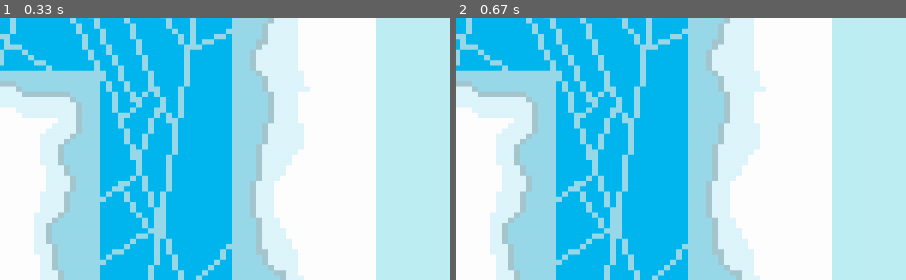
Above: before the commit, frames 1-2 (left to right).
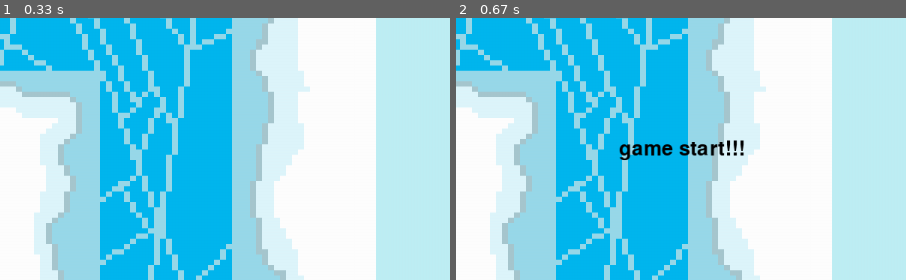
Above: after the commit, the same moments.

Repository: WhiteKing0000/python-
Game: pygame game, started from python塔防遊戲/python塔防.py
Same seed, same stepped clock (60 frames per second), same inputs: the game is played once before the commit and once after it.
Inputs (mouse positions are % of the whole screen's width and height, from its top left):
- Up to frame 1 (0.33 s): no input
- Up to frame 2 (0.67 s): press the mouse at (75, 7) at 0.37 s; move the mouse to (47, 21) at 0.47 s; release the mouse at (19, 35) at 0.6 s
The pictures show only the part of the screen within x 25-75%, y 25-75%; the shares and areas given below are measured in that part.

Frame 1 is identical in both runs. In frame 2, 0.9% of the frame differs, in the area x 36-64%, y 46-55%.

Commit message:
正常顯示出文字

Diff:
--- a/python塔防遊戲/python塔防.py
+++ b/python塔防遊戲/python塔防.py
@@ -23,8 +23,7 @@
 screen = pygame.display.set_mode((WIDTH, HEIGHT))
 pygame.display.set_caption('地球暖化塔防遊戲')
 
-#確保路徑正確
-os.chdir('/Users/Felix-SharleenHome/Desktop/python塔防遊戲')
+
 
 # 匯入圖片
 road_img = pygame.image.load(os.path.join('遊戲素材', 'road.png')).convert()
@@ -77,8 +76,9 @@
 all_sprites.add(background())
 
 
-
-
+screen.fill((191, 239, 245))
+all_sprites.draw(screen)
+Button.draw(screen)
 # 遊戲執行迴圈
 running = True
 while running:
@@ -93,6 +93,9 @@
                 text = font.render('game start!!!', True, BLACK)
                 text_rect = text.get_rect(center=(WIDTH/2, HEIGHT/2))
                 screen.blit(text, text_rect)
+                text = font.render('', True, BLACK)
+                text_rect = text.get_rect(center=(WIDTH/2, HEIGHT/2))
+                screen.blit(text, text_rect)
                 pygame.display.flip()
         elif event.type == pygame.MOUSEBUTTONUP:
             Button.color = GRAY
@@ -102,9 +105,8 @@
     #更新遊戲
     all_sprites.update()
     #畫面顯示
-    screen.fill((191, 239, 245))
-    all_sprites.draw(screen)
-    Button.draw(screen)
+
+
     pygame.display.update()
 
 pygame.quit()
--- /dev/null
+++ b/python塔防遊戲/文字顯示範例MD.py
@@ -0,0 +1,24 @@
+import pygame, sys
+from pygame.locals import *
+
+pygame.init()
+DISPLAYSURF = pygame.display.set_mode((400, 300))
+pygame.display.set_caption('Hello World!')
+
+WHITE = (255, 255, 255)
+GREEN = (0, 255, 0)
+BLACK = (0,0,0)
+
+fontObj = pygame.font.Font('freesansbold.ttf', 32) #創字體的物件
+textSurfaceObj = fontObj.render('game start!', True, GREEN,BLACK) #創文字Surface
+textRectObj = textSurfaceObj.get_rect() #文字方塊
+textRectObj.center = (200, 150)
+
+while True: # main game loop
+    DISPLAYSURF.fill(WHITE)
+    DISPLAYSURF.blit(textSurfaceObj, textRectObj)
+    for event in pygame.event.get():
+        if event.type == QUIT:
+            pygame.quit()
+            sys.exit()
+    pygame.display.update()
